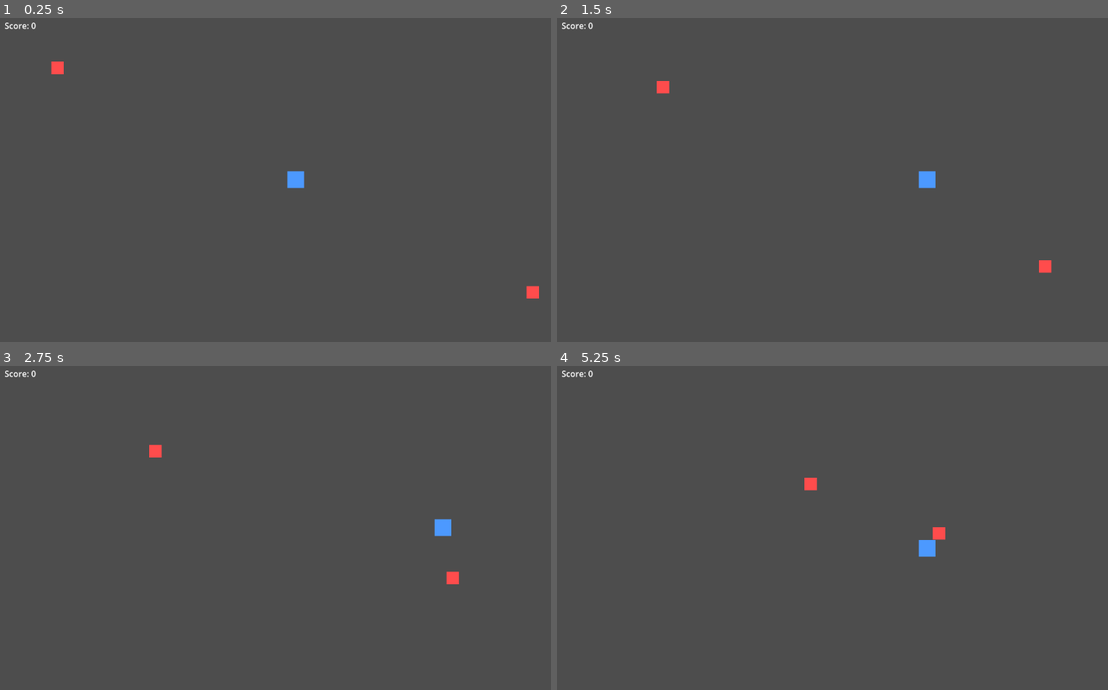
Above: before the commit, frames 1-4 (two rows, left to right).
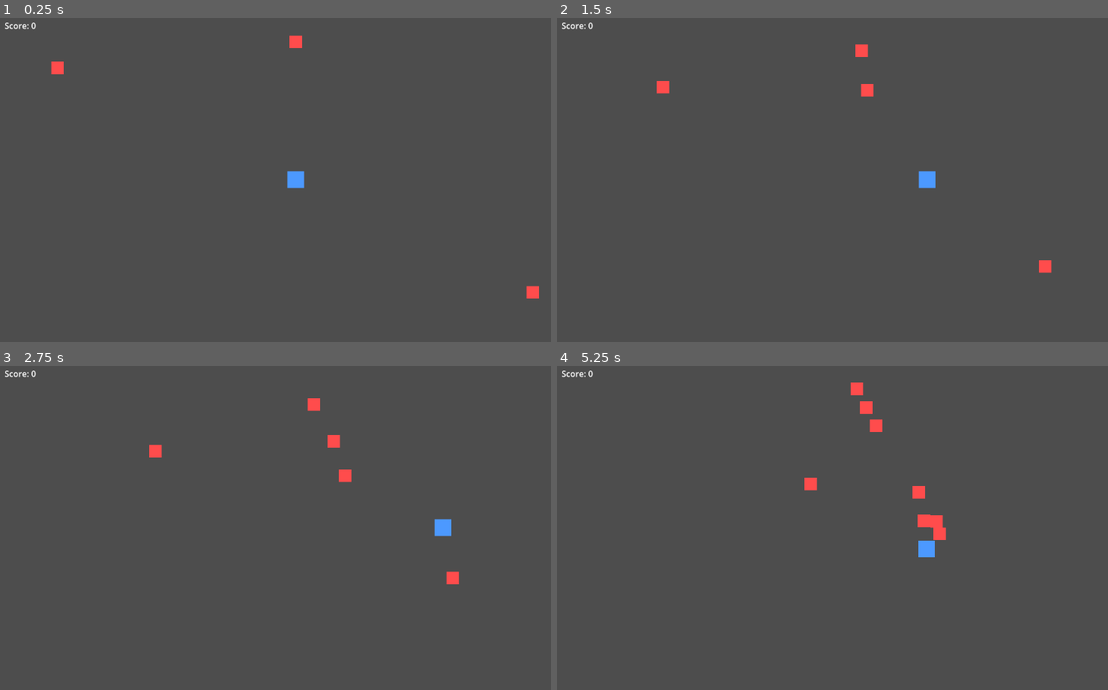
Above: after the commit, the same moments.

Repository: YodaTheCoder/godot-agent-bench
Game: Godot game, scene res://scenes/main.tscn
Two runs of this game, one before a commit and one after it. Both use one fixed random seed, a clock stepped at 60 frames per second and the inputs below.
Inputs (mouse positions are in pixels of both pictures, inside the frame that each line leads up to):
- Up to frame 1 (0.25 s): no input
- Up to frame 2 (1.5 s): tap Enter (ui_accept) at 0.5, 0.77 s; move the mouse to (986, 163) at 0.52 s; hold Right (ui_right) 0.53-1.25 s; hold Shift 0.53-1.25 s; click (986, 163) at 0.67 s; drag from (733, 196) to (821, 248) at 1.27 s
- Up to frame 3 (2.75 s): move the mouse to (358, 453) at 2.02 s; hold Right (ui_right) from 2.03 s (still down); tap Ctrl at 2.1 s
- Up to frame 4 (5.25 s): release Right (ui_right) at 2.75 s; drag from (821, 596) to (672, 476) at 2.77 s; move the mouse to (1030, 576) at 3.52 s; hold Left (ui_left) 3.53-4.25 s; tap Alt at 3.6 s; tap Enter (ui_accept) at 3.77 s; drag from (672, 476) to (760, 443) at 4.27 s; move the mouse to (882, 528) at 5.02 s; hold Down (ui_down) from 5.03 s (still down); hold Shift from 5.03 s (still down); click (882, 528) at 5.17 s

The runs differ from the first frame. In frame 1, less than 0.1% of the frame differs, in the area x 52-55%, y 5-10%; in frame 2, 0.2%; in frame 3, 0.3%; in frame 4, 0.6%, in the area x 53-71%, y 5-60%.

Commit message:
validate-v1-oracle-202610311357 010-wave-spawner r1

Diff:
--- a/scenes/main.tscn
+++ b/scenes/main.tscn
@@ -3,6 +3,20 @@
 [ext_resource type="PackedScene" path="res://scenes/player.tscn" id="1_player"]
 [ext_resource type="PackedScene" path="res://scenes/enemy.tscn" id="2_enemy"]
 [ext_resource type="PackedScene" path="res://scenes/hud.tscn" id="3_hud"]
+[ext_resource type="Script" path="res://scripts/wave_spawner.gd" id="4_spawner"]
+[ext_resource type="Script" path="res://scripts/wave_config.gd" id="5_wave"]
+
+[sub_resource type="Resource" id="Resource_wave1"]
+script = ExtResource("5_wave")
+enemy_scene = ExtResource("2_enemy")
+count = 3
+interval = 1.0
+
+[sub_resource type="Resource" id="Resource_wave2"]
+script = ExtResource("5_wave")
+enemy_scene = ExtResource("2_enemy")
+count = 5
+interval = 0.5
 
 [node name="Main" type="Node2D"]
 
@@ -18,3 +32,10 @@
 target = NodePath("../Player")
 
 [node name="HUD" parent="." instance=ExtResource("3_hud")]
+
+[node name="WaveSpawner" type="Node2D" parent="." node_paths=PackedStringArray("target")]
+position = Vector2(576, 40)
+script = ExtResource("4_spawner")
+waves = Array[ExtResource("5_wave")]([SubResource("Resource_wave1"), SubResource("Resource_wave2")])
+autostart = true
+target = NodePath("../Player")
--- /dev/null
+++ b/scripts/wave_config.gd
@@ -0,0 +1,9 @@
+class_name WaveConfig
+extends Resource
+
+## Scene instanced for each enemy of the wave.
+@export var enemy_scene: PackedScene
+## Number of enemies in the wave.
+@export var count := 1
+## Seconds between two spawns of this wave.
+@export var interval := 1.0
--- /dev/null
+++ b/scripts/wave_spawner.gd
@@ -0,0 +1,61 @@
+class_name WaveSpawner
+extends Node2D
+
+signal wave_finished(index: int)
+signal all_waves_finished
+
+@export var waves: Array[WaveConfig] = []
+## Seconds between the last spawn of a wave and the first spawn of the next one.
+@export var wave_delay := 2.0
+## Call start() from _ready().
+@export var autostart := false
+## Assigned to the `target` of each spawned enemy (when set and the enemy has one).
+@export var target: Node2D
+
+var _running := false
+var _elapsed := 0.0
+var _wave := 0
+var _spawned_in_wave := 0
+var _wave_start := 0.0
+
+
+func _ready() -> void:
+	if autostart:
+		start()
+
+
+func start() -> void:
+	_running = not waves.is_empty()
+	_elapsed = 0.0
+	_wave = 0
+	_spawned_in_wave = 0
+	_wave_start = 0.0
+
+
+func _process(delta: float) -> void:
+	if not _running:
+		return
+	_elapsed += delta
+	while _running:
+		var config := waves[_wave]
+		var due := _wave_start + _spawned_in_wave * config.interval
+		if due > _elapsed:
+			return
+		_spawn(config)
+		_spawned_in_wave += 1
+		if _spawned_in_wave >= config.count:
+			var finished := _wave
+			_wave_start = due + wave_delay
+			_wave += 1
+			_spawned_in_wave = 0
+			wave_finished.emit(finished)
+			if _wave >= waves.size():
+				_running = false
+				all_waves_finished.emit()
+
+
+func _spawn(config: WaveConfig) -> void:
+	var enemy := config.enemy_scene.instantiate()
+	if target != null and "target" in enemy:
+		enemy.target = target
+	add_child(enemy)
Not shown, added: scripts/wave_config.gd.uid
Not shown, added: scripts/wave_spawner.gd.uid
